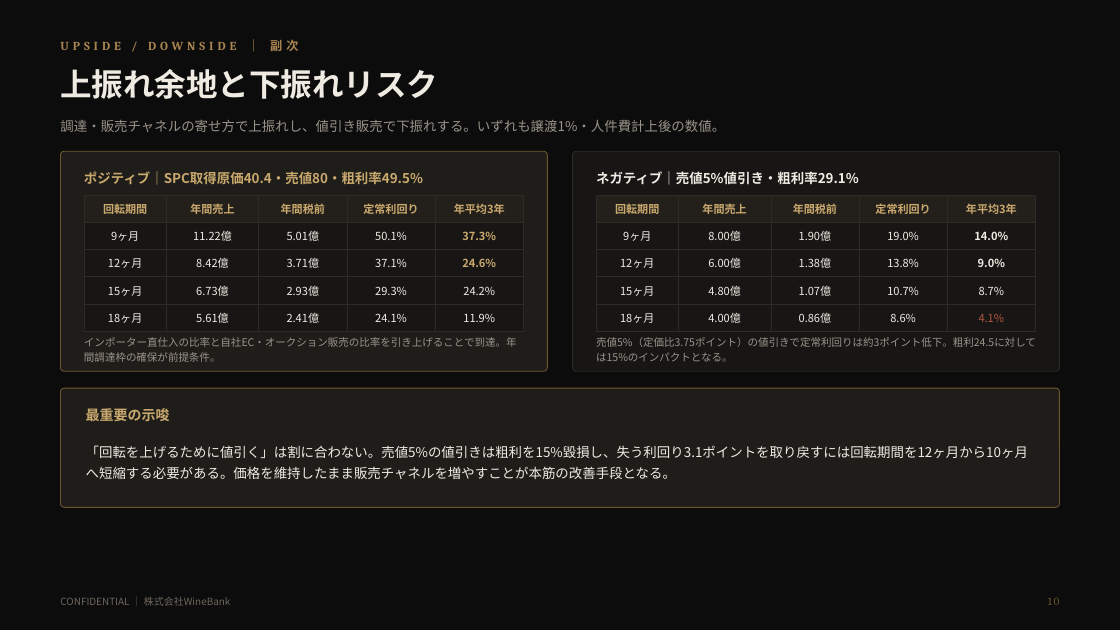
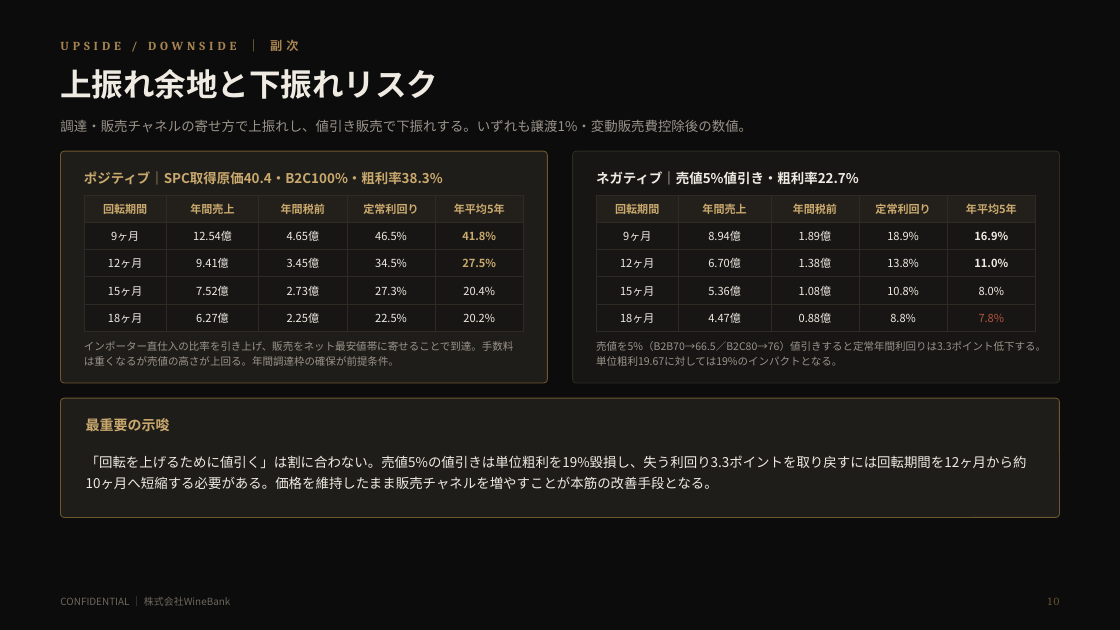
Before and after one commit to nakano-winebank/wine-auction, a slide deck: slide 11 of docs/wine-fund/WineBank_ワインファンドSPC組成提案_5億_20260811.pptx. Drawn at 1120x630 pixels with LibreOffice and Linux fonts; fonts in the diff are those of the drawing. Boxes give left, top, right and bottom in pixels: in the first picture for what was removed or moved away, otherwise in the second. Text is boxed around its words. In the diff, an @@ line names an element or a change of style, - is before the commit and + after.

```diff
--- a/docs/wine-fund/WineBank_ワインファンドSPC組成提案_5億_20260811.pptx
+++ b/docs/wine-fund/WineBank_ワインファンドSPC組成提案_5億_20260811.pptx
@@ text at (60,120,752,132): text changed @@
-調達・販売チャネルの寄せ方で上振れし、値引き販売で下振れする。いずれも譲渡1%・人件費計上後の数値。
+調達・販売チャネルの寄せ方で上振れし、値引き販売で下振れする。いずれも譲渡1%・変動販売費控除後の数値。
@@ rounded rectangle: place and size @@
-rounded rectangle at (60,151,548,371)
+rounded rectangle at (60,151,548,383)
@@ rounded rectangle at (60,151,548,383): proportions changed @@
@@ text at (84,171,443,184): text changed @@
-ポジティブ｜SPC取得原価40.4・売値80・粗利率49.5%
+ポジティブ｜SPC取得原価40.4・B2C100%・粗利率38.3%
@@ rounded rectangle at (573,151,1060,383): proportions changed @@
@@ rounded rectangle: place and size @@
-rounded rectangle at (573,151,1060,371)
+rounded rectangle at (573,151,1060,383)
@@ text at (596,171,859,185): text changed @@
-ネガティブ｜売値5%値引き・粗利率29.1%
+ネガティブ｜売値5%値引き・粗利率22.7%
@@ table at (84,195,523,327) @@
-row 1, column 5: 年平均3年
+row 1, column 5: 年平均5年
-row 2: 9ヶ月 | 11.22億 | 5.01億 | 50.1% | 37.3%
+row 2: 9ヶ月 | 12.54億 | 4.65億 | 46.5% | 41.8%
-row 3: 12ヶ月 | 8.42億 | 3.71億 | 37.1% | 24.6%
+row 3: 12ヶ月 | 9.41億 | 3.45億 | 34.5% | 27.5%
-row 4: 15ヶ月 | 6.73億 | 2.93億 | 29.3% | 24.2%
+row 4: 15ヶ月 | 7.52億 | 2.73億 | 27.3% | 20.4%
-row 5: 18ヶ月 | 5.61億 | 2.41億 | 24.1% | 11.9%
+row 5: 18ヶ月 | 6.27億 | 2.25億 | 22.5% | 20.2%
@@ table at (597,195,1036,327) @@
-row 1, column 5: 年平均3年
+row 1, column 5: 年平均5年
-row 2: 9ヶ月 | 8.00億 | 1.90億 | 19.0% | 14.0%
+row 2: 9ヶ月 | 8.94億 | 1.89億 | 18.9% | 16.9%
-row 3, column 2: 6.00億
+row 3, column 2: 6.70億
-row 3, column 5: 9.0%
+row 3, column 5: 11.0%
-row 4: 15ヶ月 | 4.80億 | 1.07億 | 10.7% | 8.7%
+row 4: 15ヶ月 | 5.36億 | 1.08億 | 10.8% | 8.0%
-row 5: 18ヶ月 | 4.00億 | 0.86億 | 8.6% | 4.1%
+row 5: 18ヶ月 | 4.47億 | 0.88億 | 8.8% | 7.8%
@@ text at (84,341,513,366): text changed @@
-インポーター直仕入の比率と自社EC・オークション販売の比率を引き上げることで到達。年間調達枠の確保が前提条件。
+インポーター直仕入の比率を引き上げ、販売をネット最安値帯に寄せることで到達。手数料は重くなるが売値の高さが上回る。年間調達枠の確保が前提条件。
@@ text at (596,341,1046,366): text changed @@
-売値5%（定価比3.75ポイント）の値引きで定常利回りは約3ポイント低下。粗利24.5に対しては15%のインパクトとなる。
+売値を5%（B2B70→66.5／B2C80→76）値引きすると定常年間利回りは3.3ポイント低下する。単位粗利19.67に対しては19%のインパクトとなる。
@@ rounded rectangle: place and size @@
-rounded rectangle at (60,388,1060,507)
+rounded rectangle at (60,398,1060,518)
@@ text "最重要の示唆": place and size @@
-text "最重要の示唆" at (86,408,170,421)
+text "最重要の示唆" at (86,418,170,431)
@@ text at (86,455,1027,489): text changed @@
-「回転を上げるために値引く」は割に合わない。売値5%の値引きは粗利を15%毀損し、失う利回り3.1ポイントを取り戻すには回転期間を12ヶ月から10ヶ月へ短縮する必要がある。価格を維持したまま販売チャネルを増やすことが本筋の改善手段となる。
+「回転を上げるために値引く」は割に合わない。売値5%の値引きは単位粗利を19%毀損し、失う利回り3.3ポイントを取り戻すには回転期間を12ヶ月から約10ヶ月へ短縮する必要がある。価格を維持したまま販売チャネルを増やすことが本筋の改善手段となる。
```
Also in this commit, not shown: 15 other slides changed, 1 slide added, 1 slide removed, 6 other files.
